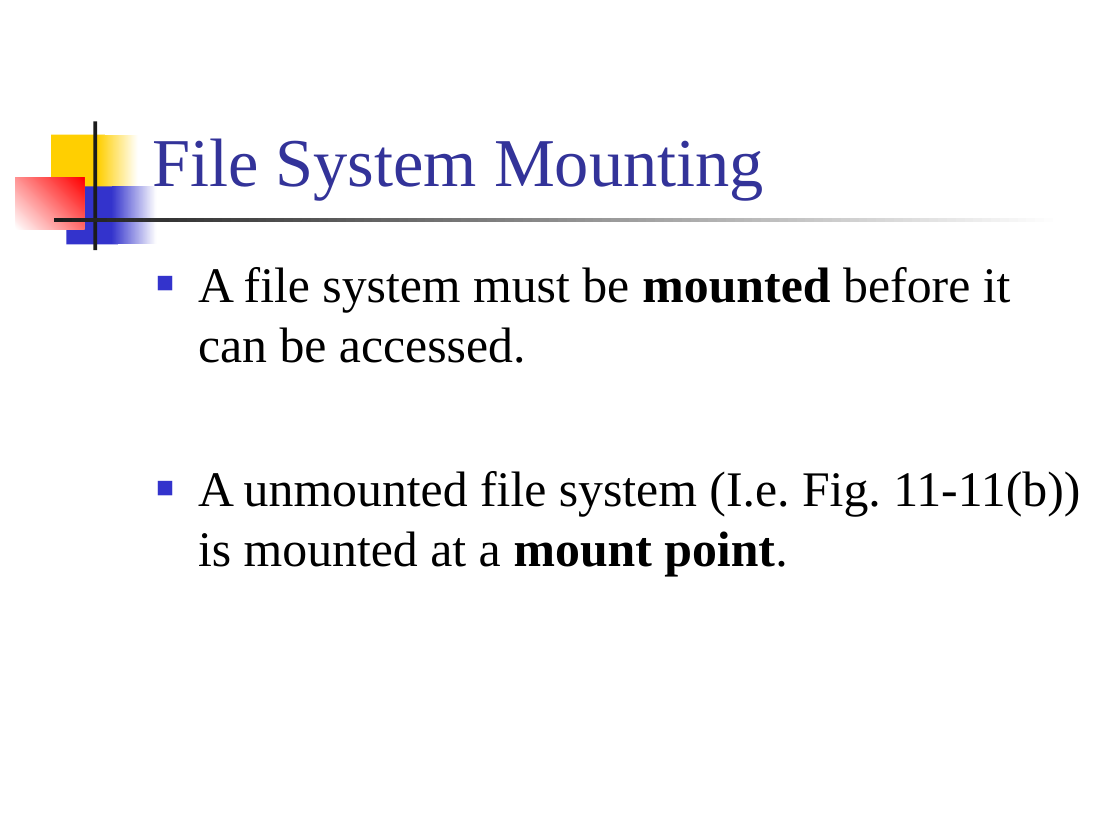
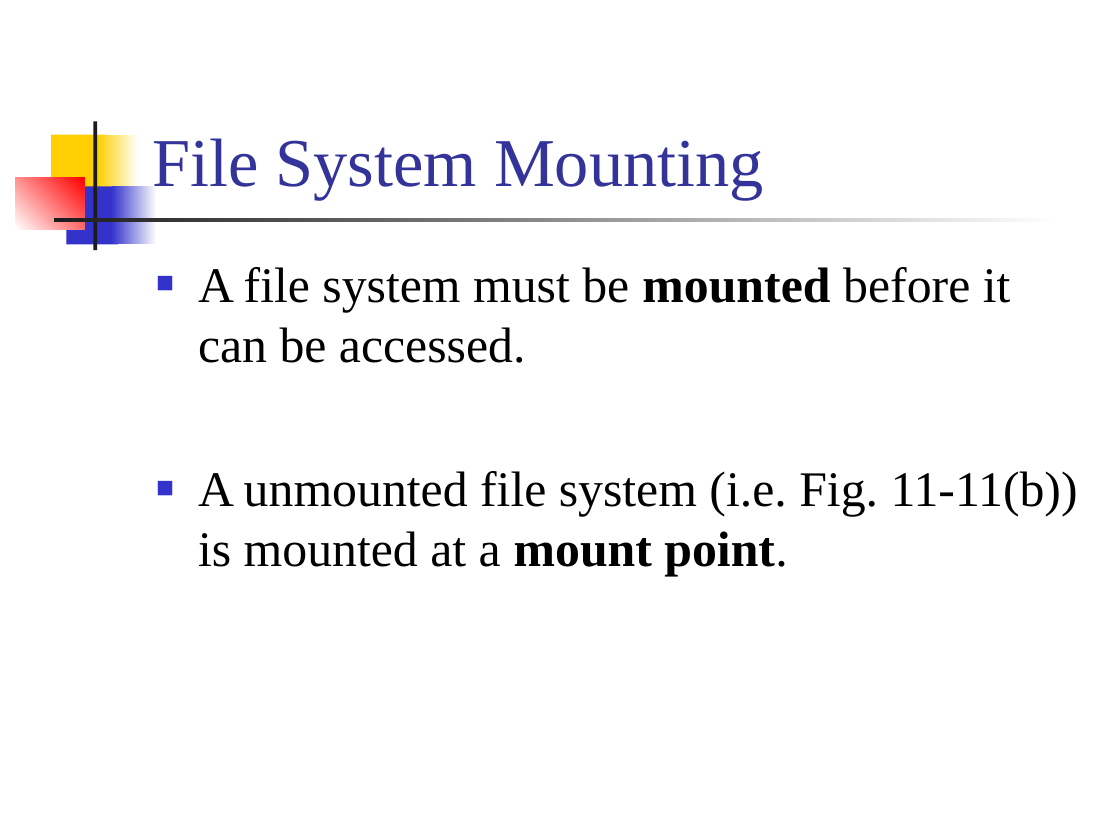
Before and after one commit to CGUSystemCourses/Unix-2015, a slide deck: slide 17 of Lectures/lec05-file_syst_adv/lec05-adv_file_syst.ppt. Drawn at 1120x840 pixels with LibreOffice and Linux fonts; fonts in the diff are those of the drawing. Boxes give left, top, right and bottom in pixels: in the first picture for what was removed or moved away, otherwise in the second. Text is boxed around its words. In the diff, an @@ line names an element or a change of style, - is before the commit and + after.

```diff
--- a/Lectures/lec05-file_syst_adv/lec05-adv_file_syst.ppt
+++ b/Lectures/lec05-file_syst_adv/lec05-adv_file_syst.ppt
@@ text at box(198, 471, 1078, 576): text changed @@
-■ A unmounted file system (I.e. Fig. 11-11(b)) is mounted at a mount point.
+■ A unmounted file system (i.e. Fig. 11-11(b)) is mounted at a mount point.
```
Also in this commit, not shown: 3 other slides changed, 1 other file.
